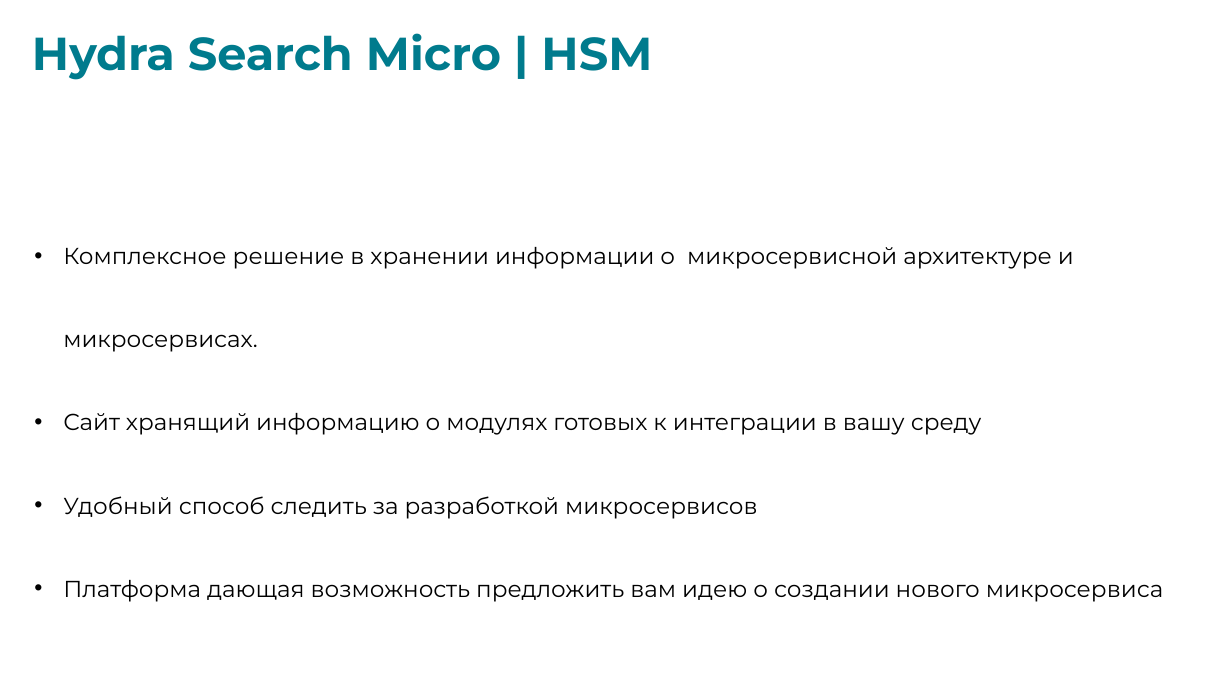
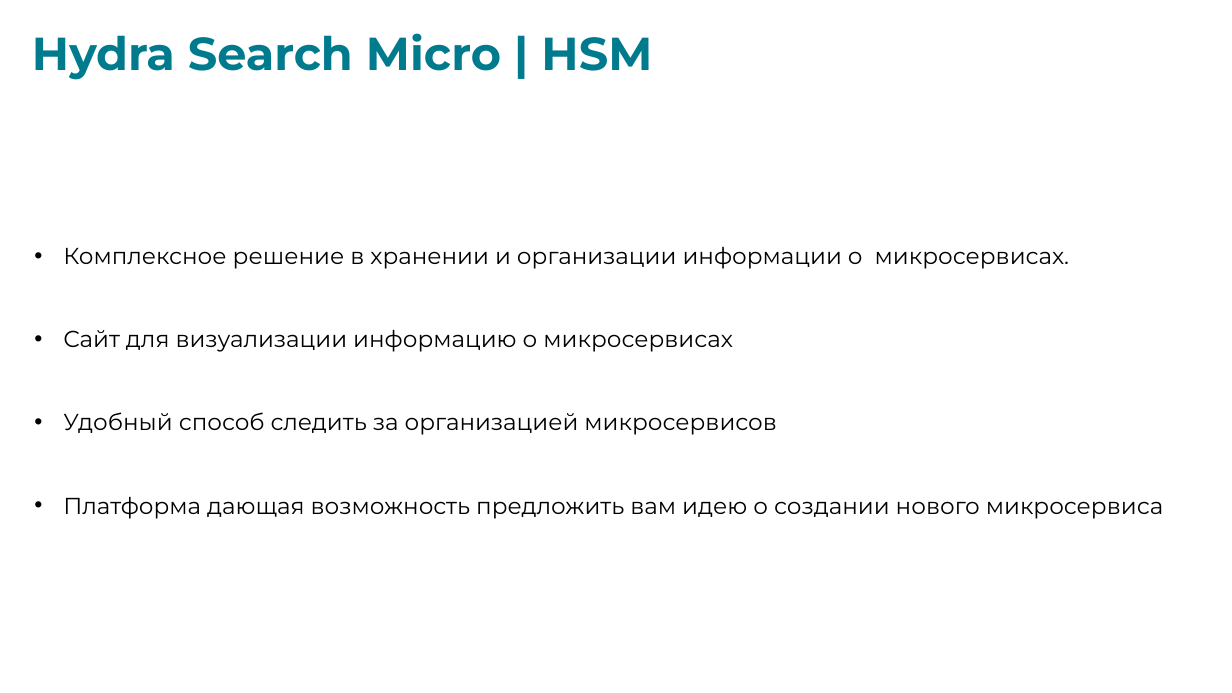
Before and after one commit to vapersan/changellenge, a slide deck: slide 6 of prezentation/HSM.pptx. Drawn at 1232x693 pixels with LibreOffice and Linux fonts; fonts in the diff are those of the drawing. Boxes give left, top, right and bottom in pixels: in the first picture for what was removed or moved away, otherwise in the second. Text is boxed around its words. In the diff, an @@ line names an element or a change of style, - is before the commit and + after.

```diff
--- a/prezentation/HSM.pptx
+++ b/prezentation/HSM.pptx
@@ text at [63,247,1069,435]: text changed @@
-• Комплексное решение в хранении информации о микросервисной архитектуре и микросервисах.
-• Сайт хранящий информацию о модулях готовых к интеграции в вашу среду
-• Удобный способ следить за разработкой микросервисов
+• Комплексное решение в хранении и организации информации о микросервисах.
+• Сайт для визуализации информацию о микросервисах
+• Удобный способ следить за организацией микросервисов
```
Also in this commit, not shown: 3 other slides changed, 1 other file.
